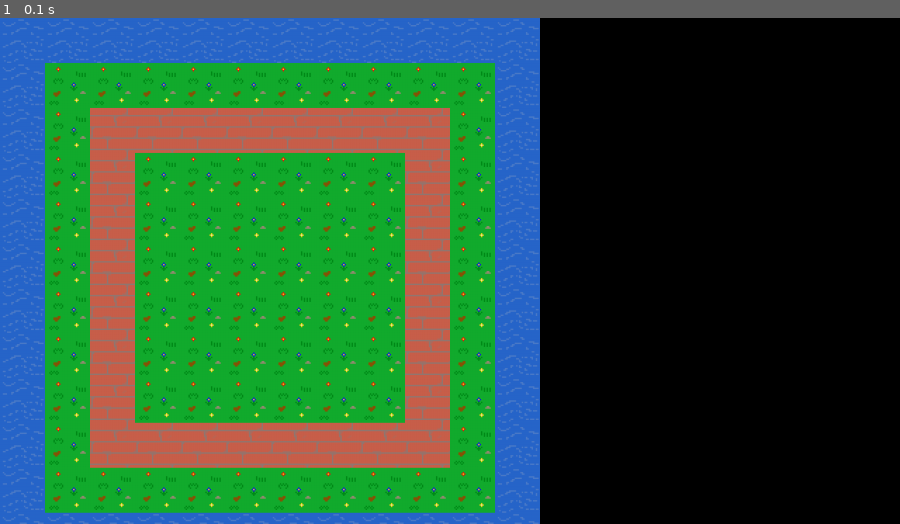
Above: before the commit, frame 1.
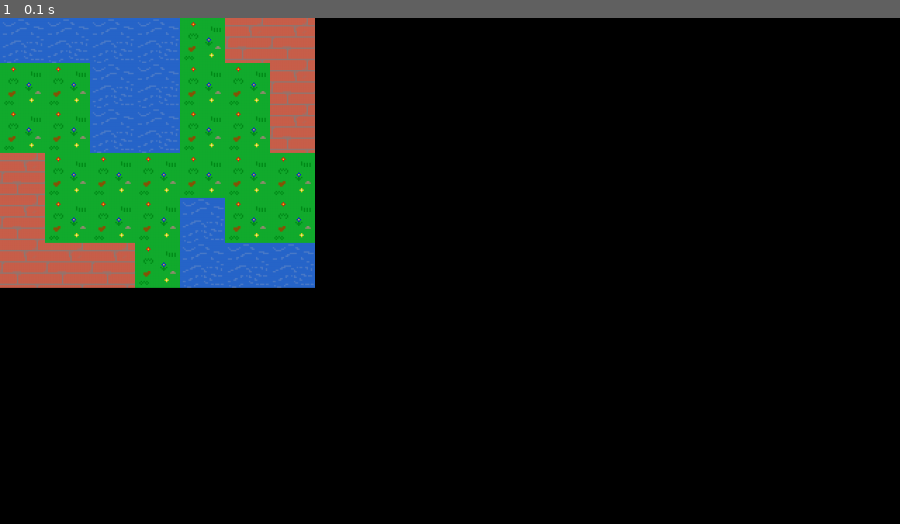
Above: after the commit, the same moment.

Repository: Quazyrog/kinga-pygame
Game: pygame game, started from game_main.py
The game is run twice, just before and just after one commit, with the same random seed, the same clock (stepped at 60 frames per second) and the same inputs.
Inputs:
- Up to frame 1 (0.1 s): no input

The runs differ from the first frame. In frame 1, 51% of the frame differs, in the area x 0-60%, y 0-100%.

Commit message:
Loading levels from text files with hardcoded width and height

Diff:
--- a/game_main.py
+++ b/game_main.py
@@ -29,7 +29,7 @@
     Globals.brick_texture = pygame.image.load('assets/brick.png')
     Globals.brick_texture = pygame.transform.scale_by(Globals.brick_texture, Globals.scale_value)
 
-    l = level.get_arena_level(12, 12)
+    l = level.load_level("levels/example_01.csv")
     while Globals.running:
         handle_events()
         screen .fill("black")
--- a/level.py
+++ b/level.py
@@ -39,3 +39,31 @@
             level[x, y] = "grass"
 
     return level
+
+
+def load_level(filename):
+    input_file = open(filename)
+    # TODO read width and height
+    width = 7
+    height = 6
+    lvl = get_empty_level(width, height, "water")
+
+    y = 0
+    for line in input_file:
+        line = line.strip()
+        line = line.split(",")
+
+        x = 0
+        for e in line:
+            if e == "g":
+                lvl[x, y] = "grass"
+            elif e == "b":
+                lvl[x, y] = "brick"
+            elif e == "w":
+                lvl[x, y] = "water"
+            x += 1
+
+        y += 1
+
+    input_file.close()
+    return lvl
--- /dev/null
+++ b/levels/example_01.csv
@@ -0,0 +1,6 @@
+w,w,w,w,g,b,b
+g,g,w,w,g,g,b
+g,g,w,w,g,g,b
+b,g,g,g,g,g,g
+b,g,g,g,w,g,g
+b,b,b,g,w,w,w
